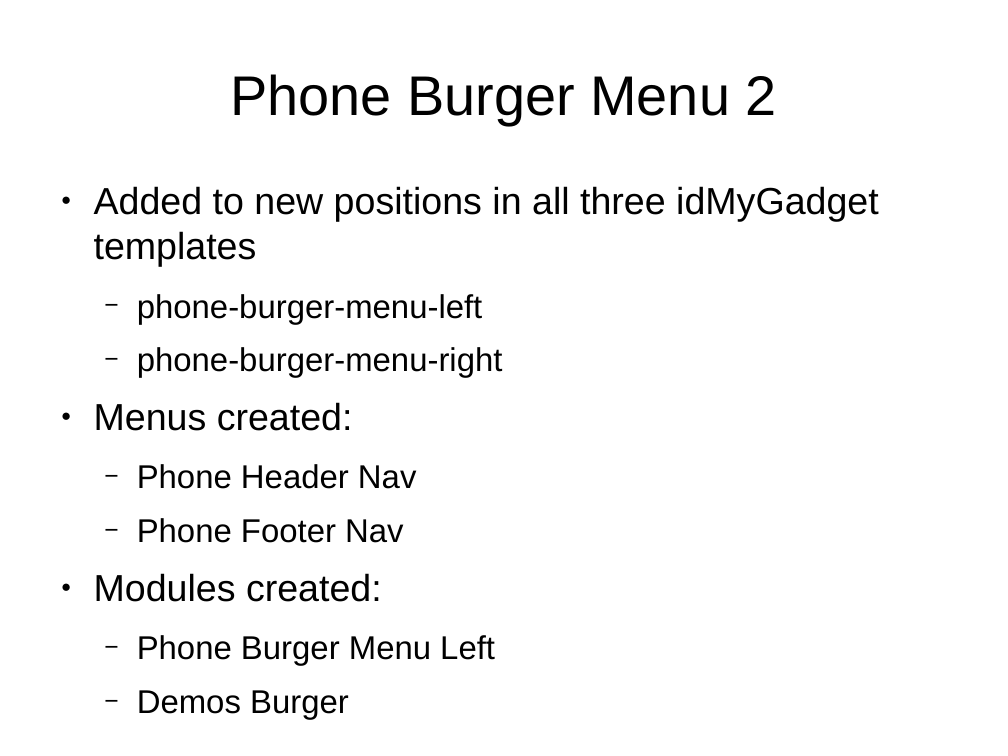
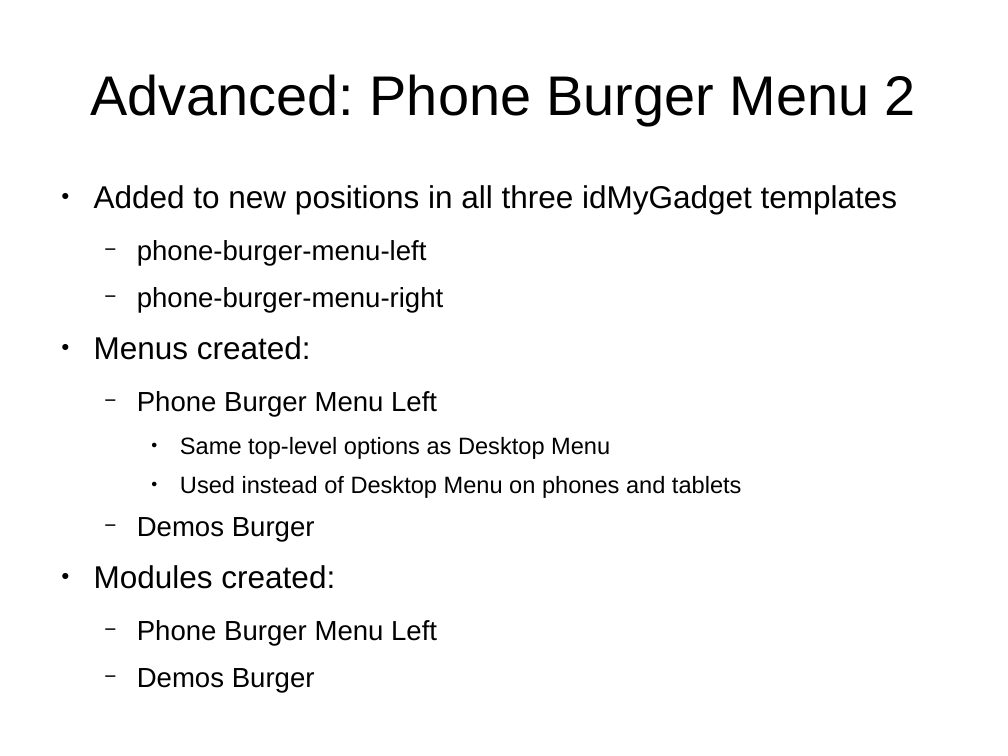
Before and after one commit to tomwhartung/jmws_accoutrements, a slide deck: slide 19 of presentations/2015_09-Joomla/Device_Detection-In_Protostar_and_Beez3.odp (slide 16 before the commit). Drawn at 1008x756 pixels with LibreOffice and Linux fonts; fonts in the diff are those of the drawing. Boxes give left, top, right and bottom in pixels: in the first picture for what was removed or moved away, otherwise in the second. Text is boxed around its words. In the diff, an @@ line names an element or a change of style, - is before the commit and + after.

```diff
--- a/presentations/2015_09-Joomla/Device_Detection-In_Protostar_and_Beez3.odp
+++ b/presentations/2015_09-Joomla/Device_Detection-In_Protostar_and_Beez3.odp
@@ title at (90,74,916,125): text changed @@
-Phone Burger Menu 2
+Advanced: Phone Burger Menu 2
@@ text at (94,185,898,693): size 29.6 to 24.8 pt in "Added to new positions in all three ...", "Menus created:", "Modules created:"; size 25.9 to 21.7 pt in "phone-burger-menu-left", "phone-burger-menu-right", "Phone Burger Menu Left", "Demos Burger" @@
@@ text at (137,391,742,542): text changed; size 25.9 to 18.6 pt @@
-  − Phone Header Nav
-  − Phone Footer Nav
+  − Phone Burger Menu Left
+    ● Same top-level options as Desktop Menu
+    ● Used instead of Desktop Menu on phones and tablets
+  − Demos Burger
```
Also in this commit, not shown: 3 other slides changed, 5 slides added, 1 slide removed.
